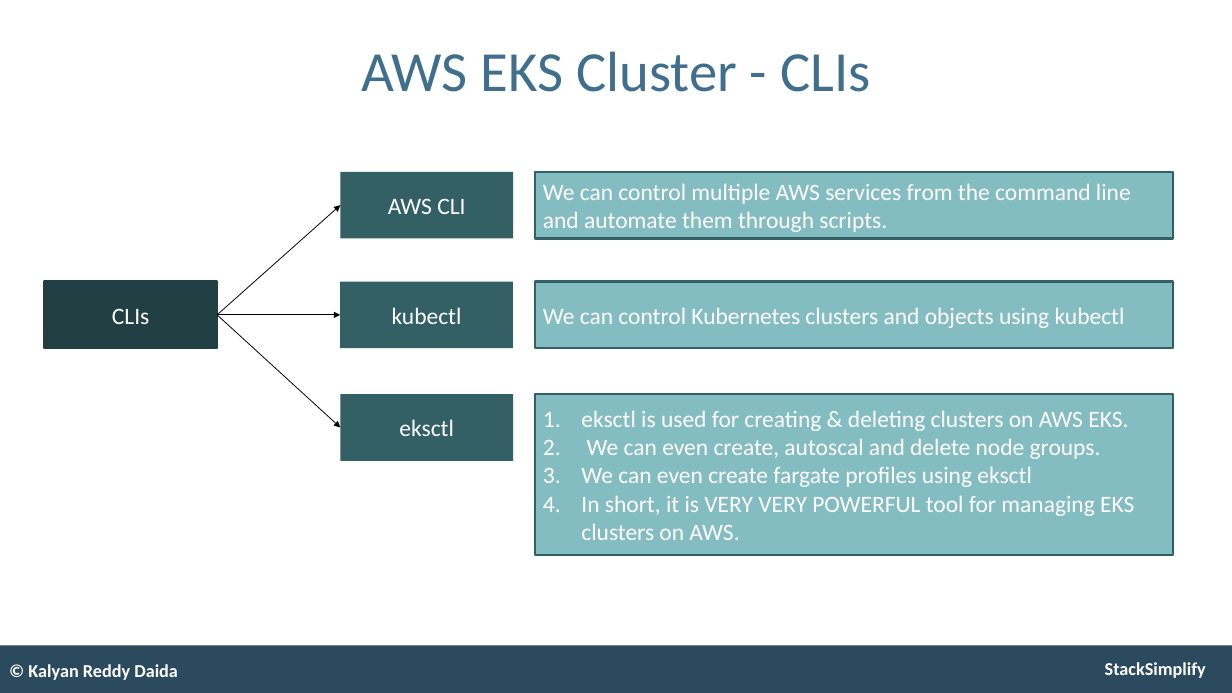
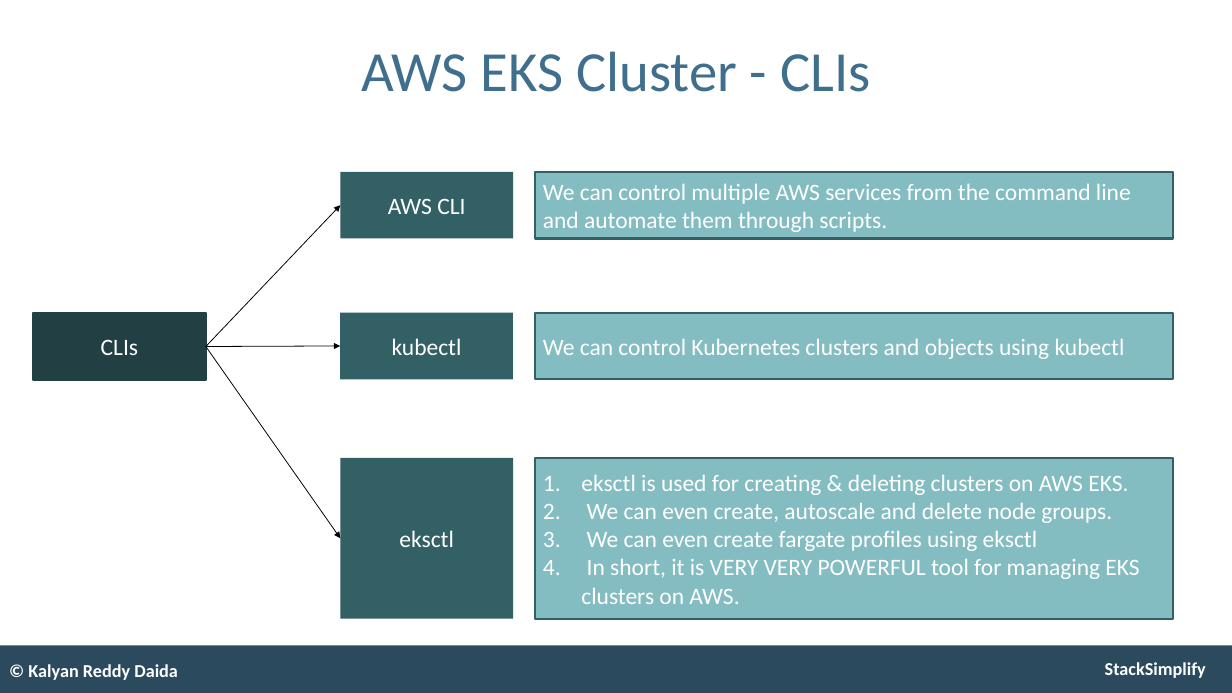
Before and after one commit to stacksimplify/aws-eks-kubernetes-masterclass, a slide deck: slide 4 of presentation/AWS-Fargate-and-EKS-Masterclass.pptx. Drawn at 1232x693 pixels with LibreOffice and Linux fonts; fonts in the diff are those of the drawing. Boxes give left, top, right and bottom in pixels: in the first picture for what was removed or moved away, otherwise in the second. Text is boxed around its words. In the diff, an @@ line names an element or a change of style, - is before the commit and + after.

```diff
--- a/presentation/AWS-Fargate-and-EKS-Masterclass.pptx
+++ b/presentation/AWS-Fargate-and-EKS-Masterclass.pptx
@@ arrow moved from (217, 315) - (340, 205) to (206, 346) - (340, 205) @@
@@ rectangle "CLIs": place and size @@
-rectangle "CLIs" at bbox=[45, 282, 217, 349]
+rectangle "CLIs" at bbox=[33, 313, 206, 380]
@@ rectangle "kubectl": place and size @@
-rectangle "kubectl" at bbox=[340, 282, 513, 349]
+rectangle "kubectl" at bbox=[340, 313, 513, 380]
@@ rectangle "We can control Kubernetes clusters ...": place and size @@
-rectangle "We can control Kubernetes clusters ..." at bbox=[535, 282, 1173, 349]
+rectangle "We can control Kubernetes clusters ..." at bbox=[535, 313, 1173, 380]
@@ arrow moved from (217, 315) - (340, 315) to (206, 346) - (340, 346) @@
@@ arrow moved from (217, 315) - (340, 427) to (206, 346) - (340, 538) @@
@@ rectangle "eksctl": place and size @@
-rectangle "eksctl" at bbox=[340, 394, 513, 461]
+rectangle "eksctl" at bbox=[340, 458, 513, 619]
@@ rectangle "eksctl is used for creating ...": place and size @@
-rectangle "eksctl is used for creating ..." at bbox=[535, 394, 1173, 555]
+rectangle "eksctl is used for creating ..." at bbox=[535, 458, 1173, 619]
@@ text in rectangle at bbox=[587, 502, 1112, 523]: text changed @@
-2. We can even create, autoscal and delete node groups.
+2. We can even create, autoscale and delete node groups.
```
Also in this commit, not shown: 2 other slides changed, 5 slides added, 2 other files.
